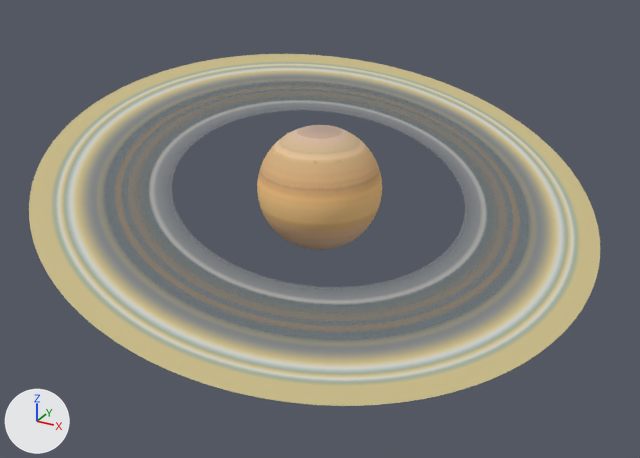
A saved change to the glTF model static/models/planets/saturn.glb.
One viewpoint serves both versions: a camera (50 mm lens) standing at (375.0, -680.0, 298.0) and looking at (8.0, -13.0, -35.0). The axes (+X, +Y, +Z) are drawn at lower left. The lights are the same throughout.
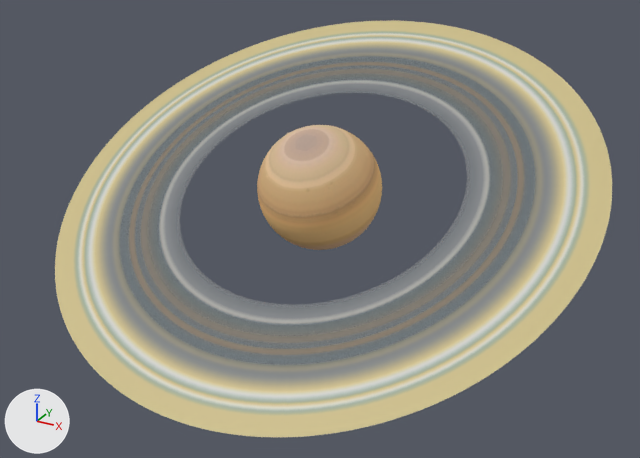
Commit message: modify axial tilt of Saturn

The change, as a diff of the scene's bpy script:
```diff
--- a/static/models/planets/saturn.glb.py
+++ b/static/models/planets/saturn.glb.py
@@ ob_sphere @@
 ob_sphere.location = (0.0, 0.0, 0.0)
+ob_sphere.rotation_euler = (0.459, 0.0, 0.0)  # degrees (26, 0, 0)
@@ ob_circle @@
 ob_circle = bpy.data.objects.new('Circle', me_circle)
+ob_circle.parent = ob_sphere
 ob_circle.location = (0.0, 0.0, 0.0)
-ob_circle.rotation_euler = (0.219, 0.175, 0.162)  # degrees (13, 10, 9.3)
 ob_circle.scale = (1.13, 1.13, 1.13)
```

Where the change shows, as pixel boxes [x1, y1, x2, y2] in the pictures (640 x 458 px):
'Circle', turned, moved: before [29, 54, 600, 406]; after [55, 21, 612, 437]
'Sphere', turned: [257, 125, 382, 250] in both
